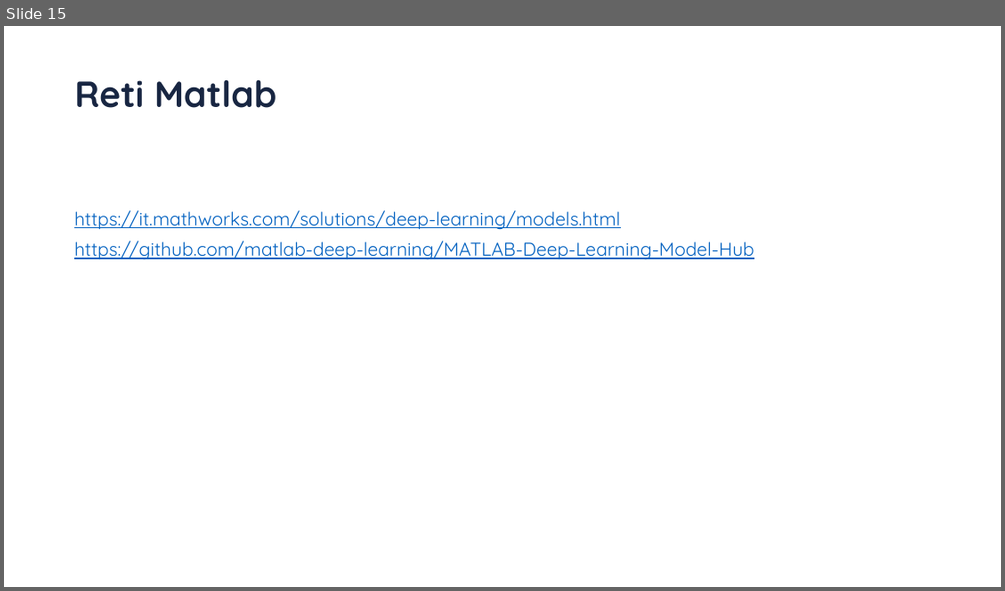
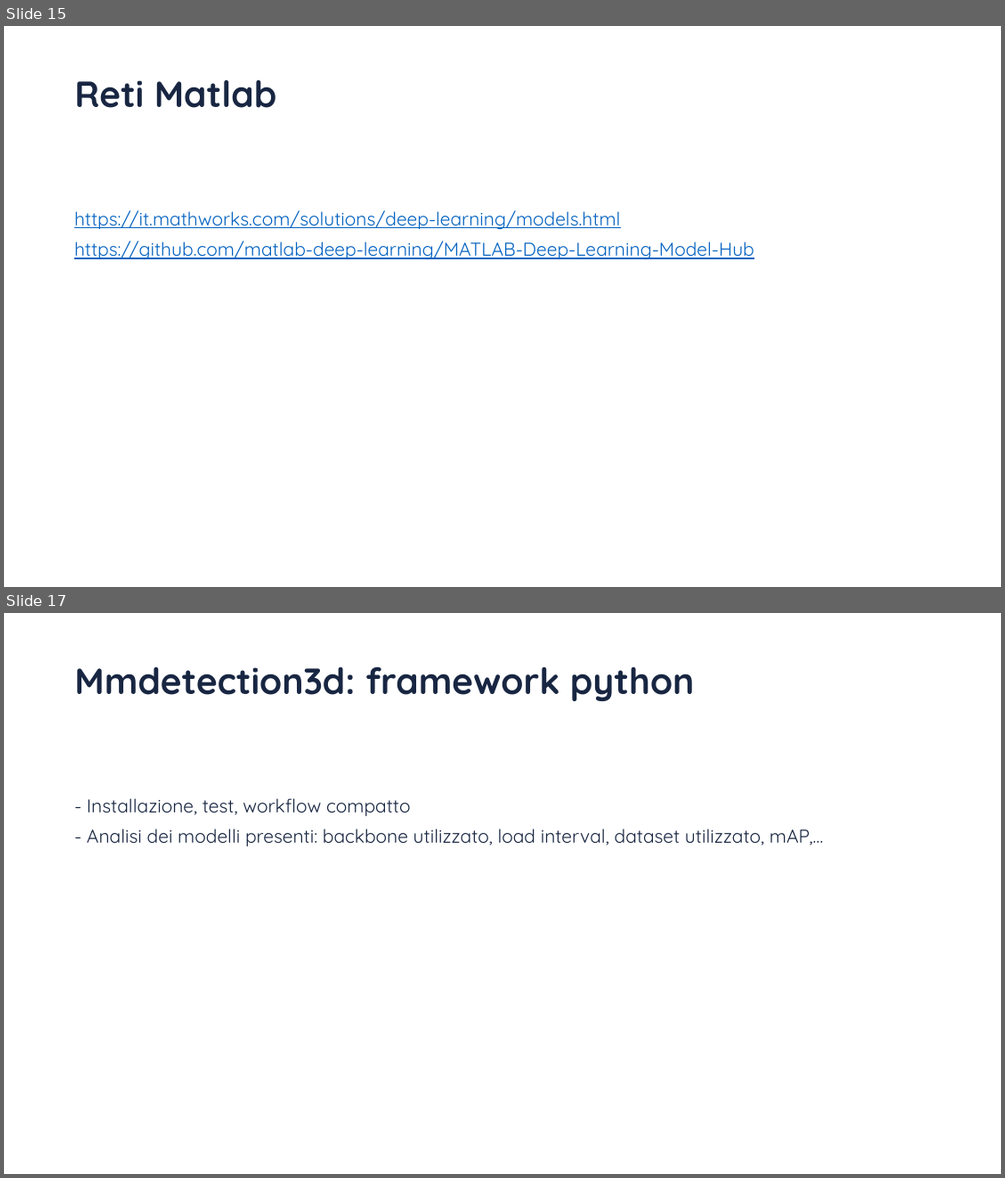
Before and after one commit to saccoUnibg/lidar, a slide deck: Roadmap_Tesi.pptx. Shown one above the other, each under a label of ours: slide 15 before the commit, slides 15 and 17 after it; the slides between them are not shown. The pictures are 1005x591 and 1005x1178 pixels, drawn with LibreOffice and Linux fonts; fonts in the diff are those of the drawing; background and template pictures are left out. Boxes give left, top, right and bottom in pixels: in the first picture for what was removed or moved away, otherwise in the second. Text is boxed around its words. In the diff, an @@ line names an element or a change of style, - is before the commit and + after.

```diff
--- a/Roadmap_Tesi.pptx
+++ b/Roadmap_Tesi.pptx
@@ slide 17 added at <box>4,613,1001,1174</box>, background #FFFFFF @@
@@ title added at <box>74,666,694,701</box>, 35 pt, text #182642, bold @@
+Mmdetection3d: framework python
@@ text added at <box>87,798,824,846</box>, 18 pt, text #182642 @@
+- Installazione, test, workflow compatto
+- Analisi dei modelli presenti: backbone utilizzato, load interval, dataset utilizzato, mAP,…
```
Also in this commit, not shown: 1 slide changed, 32 other files.
